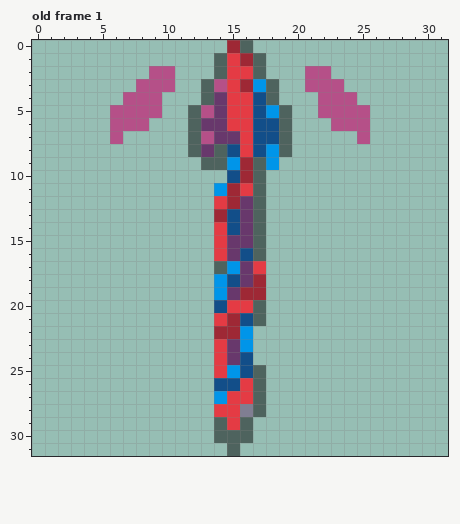
Pixel-art file -- Assets/Textures/Aseprite Filer/BloodArrow.aseprite. This is how it looked before the edit.
32x32 pixels, 8 frames. Shown: old frame 1. The commit also changed other frames, which this record leaves out.
Now the later version:
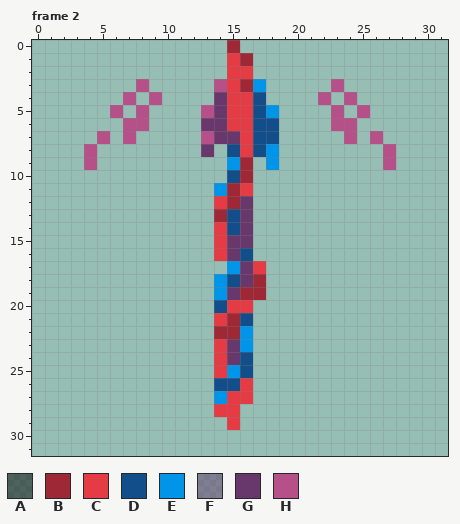
Palette (. is transparent): A #0000007a  B #9e2835  C #e43b44  D #124e89  E #0095e9  F #68386c7a  G #68386c  H #b55088
A new or re-ordered frame is compared with the old frame closest to it.
Log entry: BloodArrow,Whirlwind Asset create/update
From old to new:
layer "Layer 1" removed
frames re-ordered
Frame 2 against old frame 1:
y 0: x 16 A -> .
y 1: x 14 A -> .; x 17 A -> .
y 2: x 9..10 HH -> ..; x 14 A -> .; x 17 A -> .; x 21..22 HH -> ..
y 3: x 9..10 HH -> ..; x 13 A -> .; x 18 A -> .; x 21..22 HH -> ..
y 4: x 8 H -> .; x 13 A -> .; x 18 A -> .; x 23 H -> .
y 5: x 7 H -> .; x 9 H -> .; x 12 A -> .; x 19 A -> .; x 22 H -> .; x 24 H -> .
y 6: x 6 H -> .; x 12 A -> .; x 19 A -> .; x 25 H -> .
y 7: x 5..7 .H. -> H.H; x 12 A -> .; x 19 A -> .; x 24..26 .H. -> H.H
y 8: x 4 . -> H; x 12 A -> .; x 14 A -> .; x 19 A -> .; x 27 . -> H
y 9: x 4 . -> H; x 13..14 AA -> ..; x 17 A -> .; x 27 . -> H
y 10..16: x 17 A -> .
y 17: x 14 A -> .
y 20..21: x 17 A -> .
y 25..27: x 17 A -> .
y 28: x 16..17 FA -> ..
y 29: x 14 A -> .; x 16 A -> .
y 30: x 14..16 AAA -> ...
y 31: x 15 A -> .
